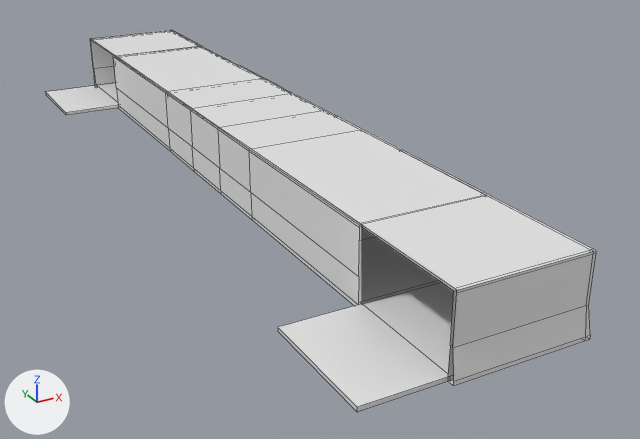
Two versions of the Blender file UnholySource/Assets/Models/Scenario/School/Rooms/Southeast/_blend/interior_modeling_school_southeast_01.blend, one commit apart.
Rendered twice from a 50 mm lens placed at (-20.3, -44.1, 18.0), pointed at (1.9, -3.8, -2.1). Every picture has the same lights, and +X, +Y and +Z are marked at lower left. Mesh edges are drawn as thin lines on the coarser meshes.

Names of what the first picture shows: 'Invisible Mesh', 'Visible Mesh'.
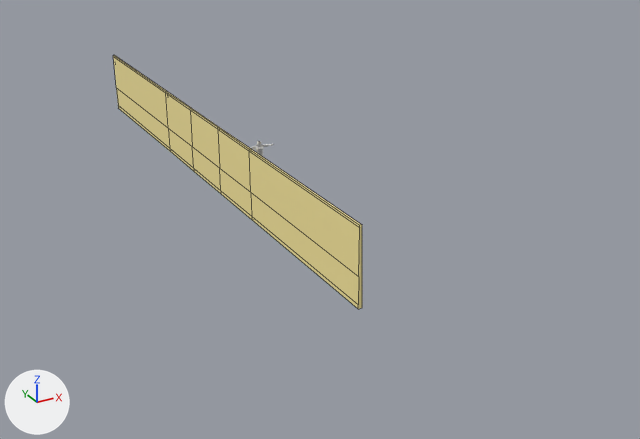
The change, as a list of edits to the scene's bpy script:
```text
Add img_texture_school_rooms_gradient_png:
    img_texture_school_rooms_gradient_png = load_image('texture-school-rooms-gradient.png', '../../../../../../Textures/Chapter 1/Part 1/texture-school-rooms-gradient.png', 1024, 1024, 'sRGB')
Add mat_wall:
    mat_wall = principled_material('wall')
    mat_wall.texture = img_texture_school_rooms_gradient_png
Change me_cube_004:
    where me_cube_004.from_pydata(...)  # 42 vertices, 37 faces; spans x -5.9..-5.7, y -16.5..16.7, z -0.2..3.6
    used by ob_invisible_mesh; location = (2.6, 0.0, 0.0)
    me_cube_004 part 1: texture (UV) coordinates of 37 of 37 faces, centred in x -5.9..-5.7, y -16.5..16.7, z -0.2..3.6, changed; they spanned u 0.12..0.88, v 0.57..0.61 and now span u 0.0..0.24, v 0.0..1.0
    add me_cube_004.materials.append(mat_wall)  # picture img_texture_school_rooms_gradient_png
Change ob_visible_mesh:
    add ob_visible_mesh.hide_set(True)
```

Location of each change, [x1, y1, x2, y2] in pixels of the pictures (640 x 439 px):
'Visible Mesh', hidden
    before: [45, 30, 596, 412]
'Invisible Mesh', recoloured, surface changed (grey to beige)
    both: [113, 55, 362, 309]
part 1 of me_cube_004, surface changed (grey to beige)
    before: [113, 55, 362, 306]
    after: [113, 55, 362, 309]
